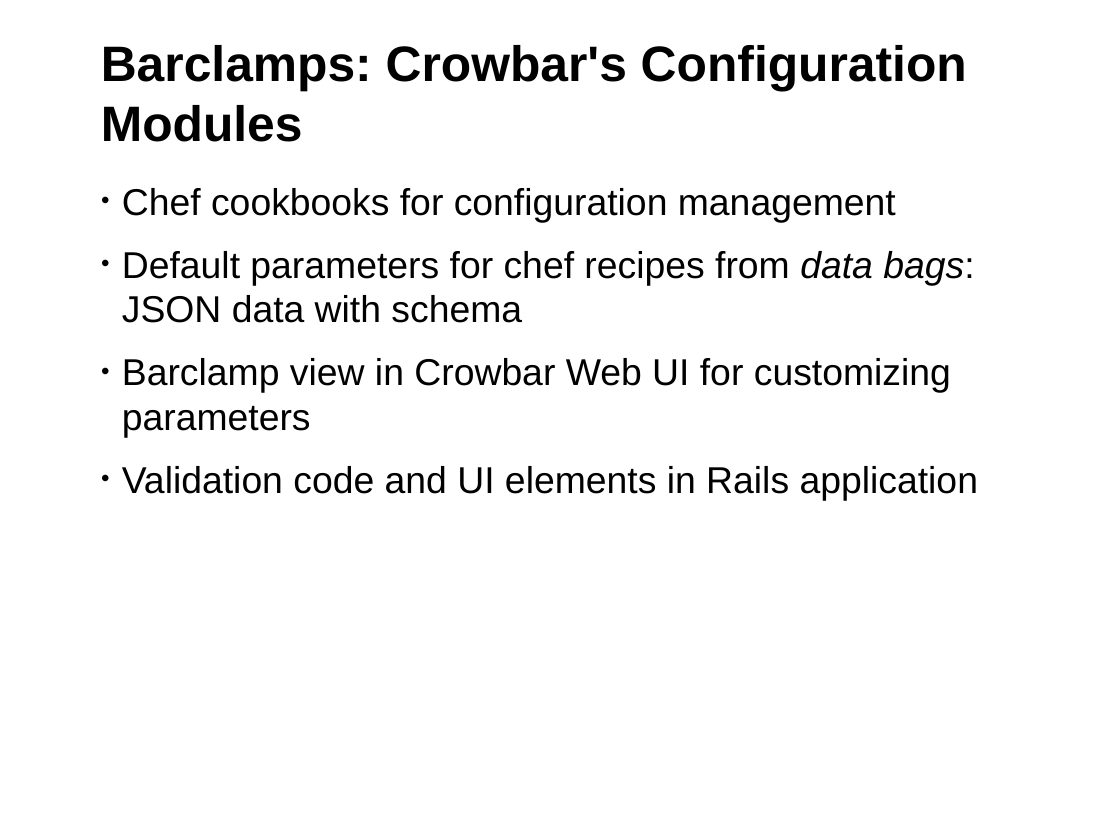
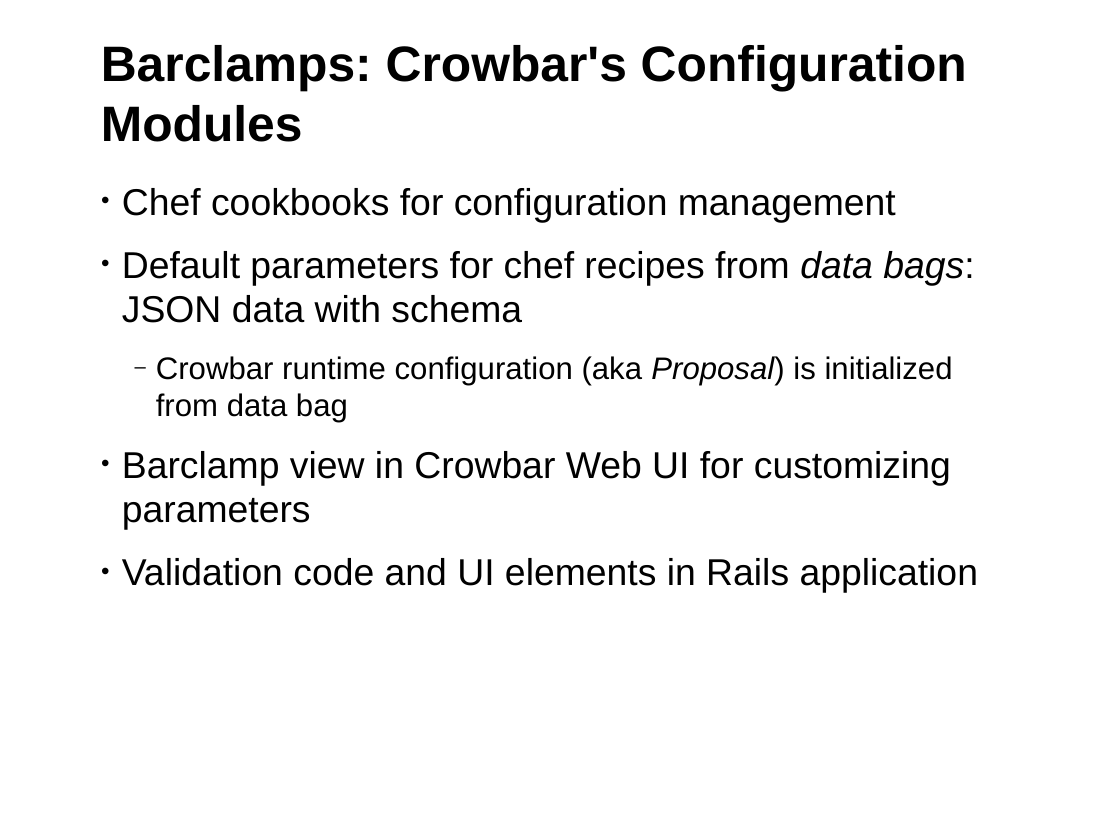
Before and after one commit to jgrassler/talks, a slide deck: slide 5 of crowbar-101/presentation.odp. Drawn at 1120x840 pixels with LibreOffice and Linux fonts; fonts in the diff are those of the drawing; background and template pictures are left out. Boxes give left, top, right and bottom in pixels: in the first picture for what was removed or moved away, otherwise in the second. Text is boxed around its words. In the diff, an @@ line names an element or a change of style, - is before the commit and + after.

```diff
--- a/crowbar-101/presentation.odp
+++ b/crowbar-101/presentation.odp
@@ text at <box>156,356,953,423</box>: paragraph added @@
+  ‒ Crowbar runtime configuration (aka Proposal) is initialized from data bag
```
Also in this commit, not shown: 4 other slides changed, 1 slide removed, 3 other files.
